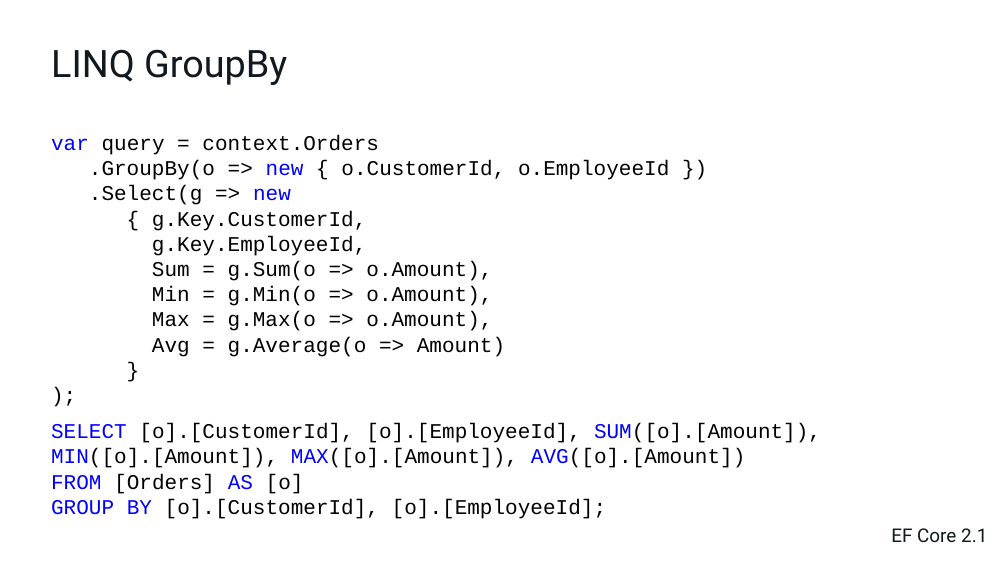
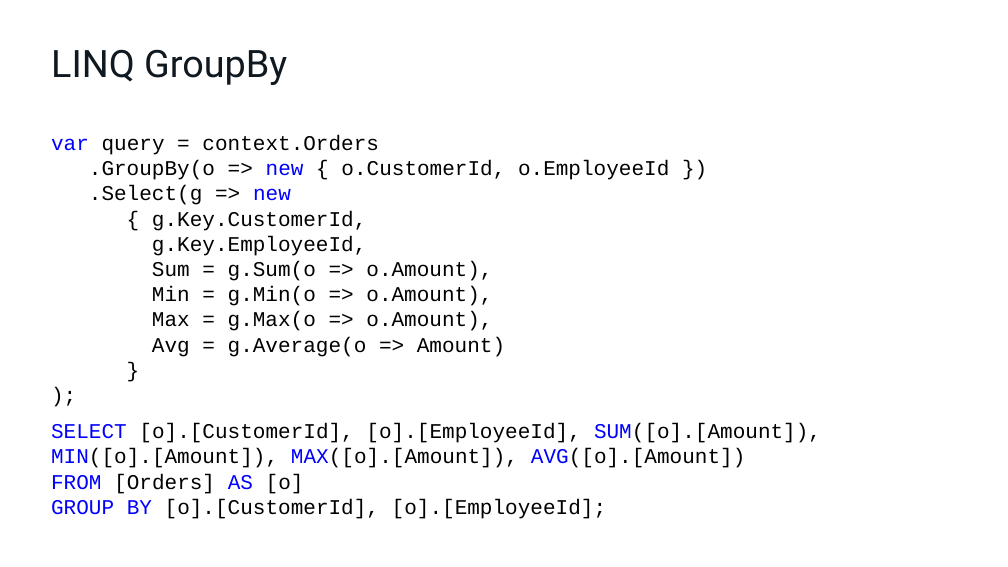
Before and after one commit to cwoodruff/EFCore21Demos, a slide deck: slide 37 of What’s new in Entity Framework Core 2.2.pptx (slide 35 before the commit). Drawn at 1008x567 pixels with LibreOffice and Linux fonts; fonts in the diff are those of the drawing. Boxes give left, top, right and bottom in pixels: in the first picture for what was removed or moved away, otherwise in the second. Text is boxed around its words. In the diff, an @@ line names an element or a change of style, - is before the commit and + after.

```diff
--- a/What’s new in Entity Framework Core 2.2.pptx
+++ b/What’s new in Entity Framework Core 2.2.pptx
@@ text removed at (891,528,987,543) @@
-EF Core 2.1
```
Also in this commit, not shown: 14 other slides changed, 2 slides added.
